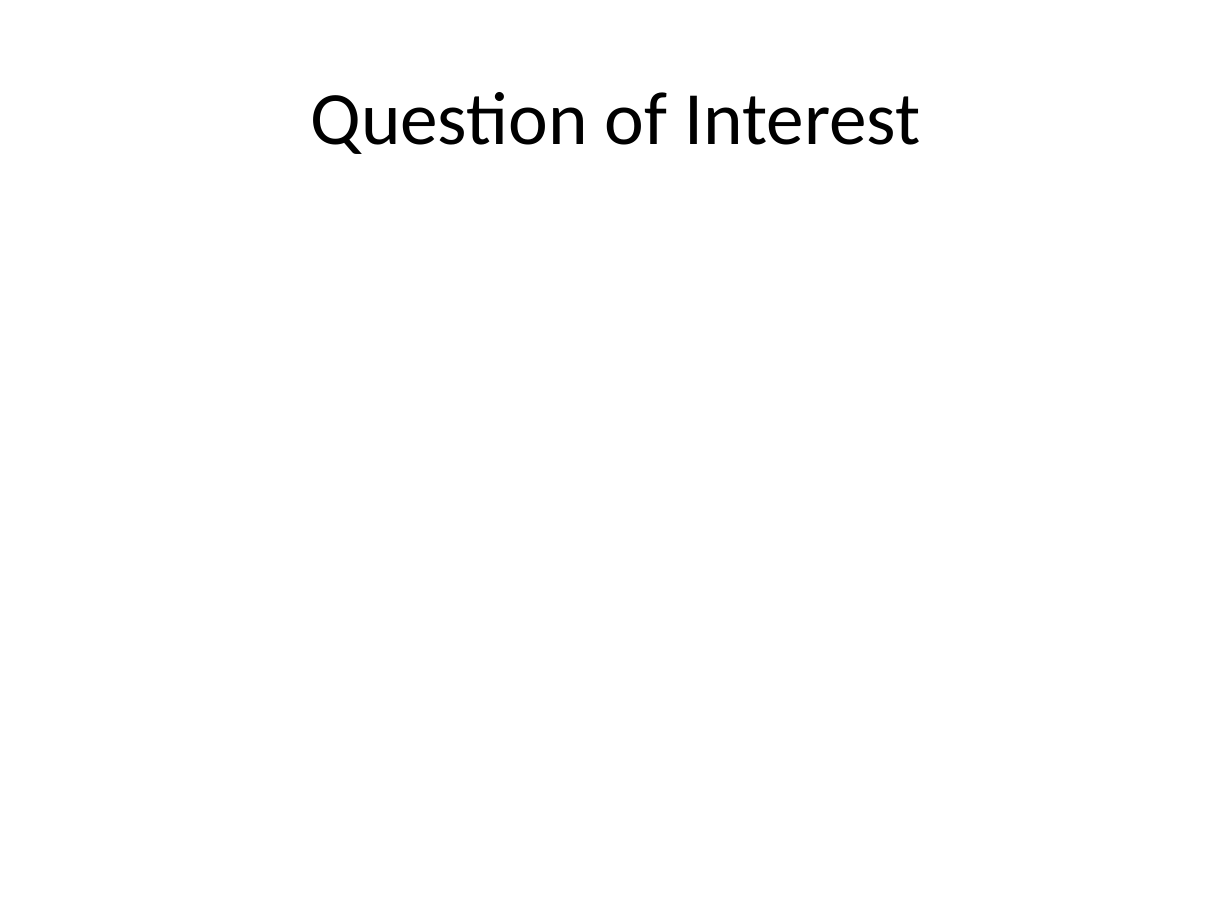
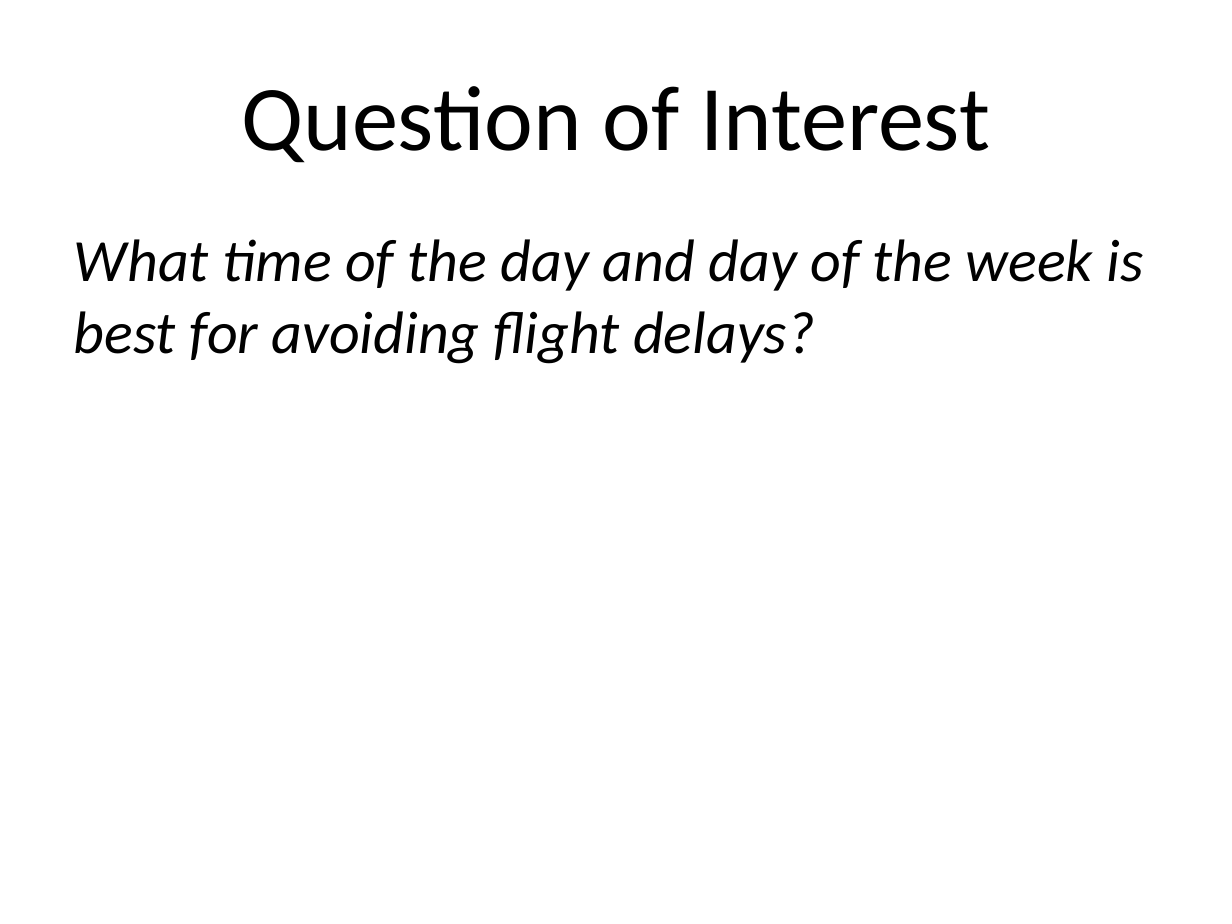
Before and after one commit to andy-olstad/POGSproj2, a slide deck: slide 2 of project_2_presentation.pptx (slide 3 before the commit). Drawn at 1232x924 pixels with LibreOffice and Linux fonts; fonts in the diff are those of the drawing. Boxes give left, top, right and bottom in pixels: in the first picture for what was removed or moved away, otherwise in the second. Text is boxed around its words. In the diff, an @@ line names an element or a change of style, - is before the commit and + after.

```diff
--- a/project_2_presentation.pptx
+++ b/project_2_presentation.pptx
@@ title "Question of Interest" at [241,86,990,163]: size 44 to 54 pt @@
@@ text added at [74,239,1144,364], 35 pt, text #000000, italic @@
+What time of the day and day of the week is best for avoiding flight delays?
```
Also in this commit, not shown: 3 other slides changed, 1 slide added, 1 slide removed, 2 other files.
